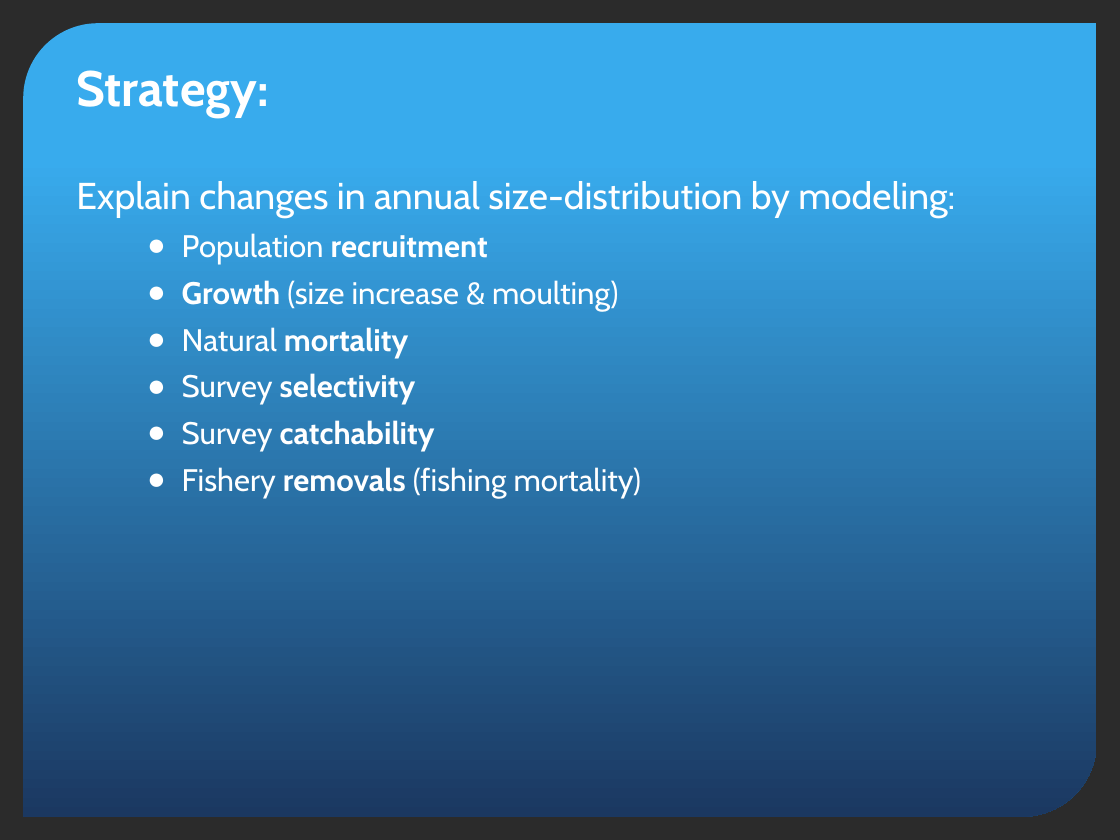
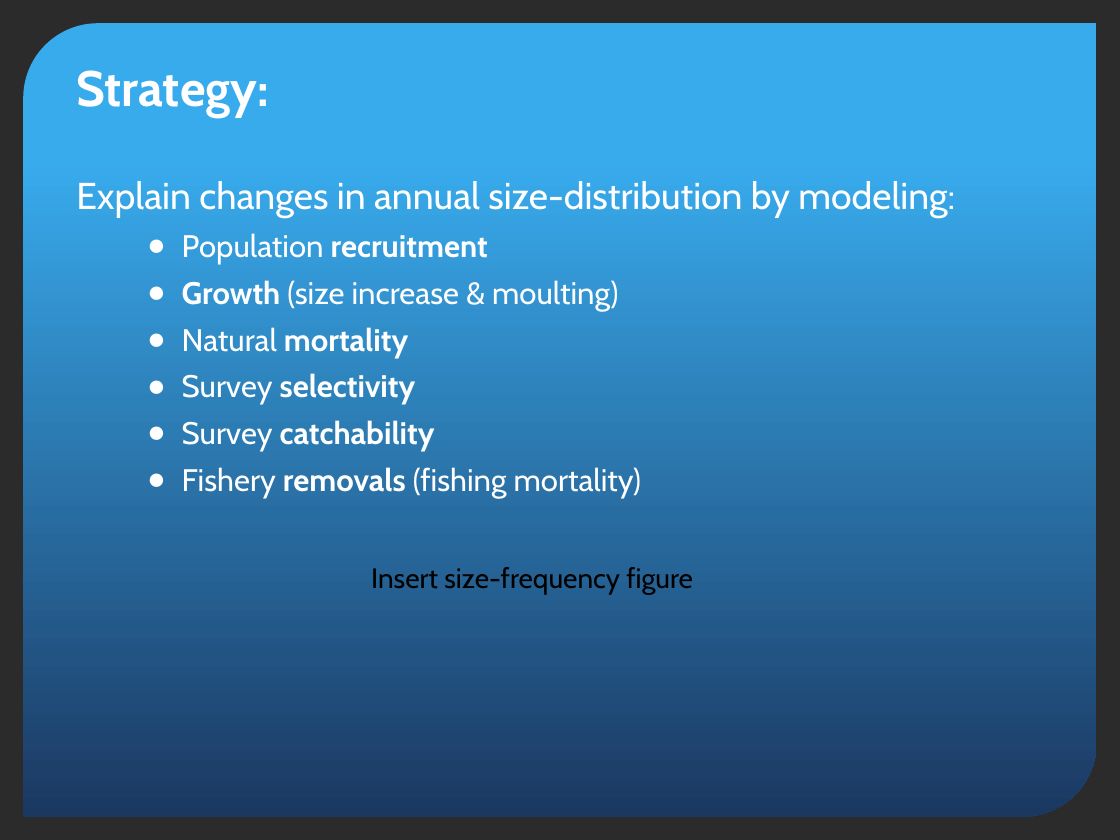
Before and after one commit to TobieSurette/snow-crab-population-dynamics, a slide deck: slide 20 of snow crab/Population Model.pptx (slide 3 before the commit). Drawn at 1120x840 pixels with LibreOffice and Linux fonts; fonts in the diff are those of the drawing; background and template pictures are left out; a plain dark background stands for a picture behind light text. Boxes give left, top, right and bottom in pixels: in the first picture for what was removed or moved away, otherwise in the second. Text is boxed around its words. In the diff, an @@ line names an element or a change of style, - is before the commit and + after.

```diff
--- a/snow crab/Population Model.pptx
+++ b/snow crab/Population Model.pptx
@@ text added at (371,567,693,594), 18 pt, text #000000 @@
+Insert size-frequency figure
```
Also in this commit, not shown: 12 other slides changed, 4 slides added, 3 slides removed.
